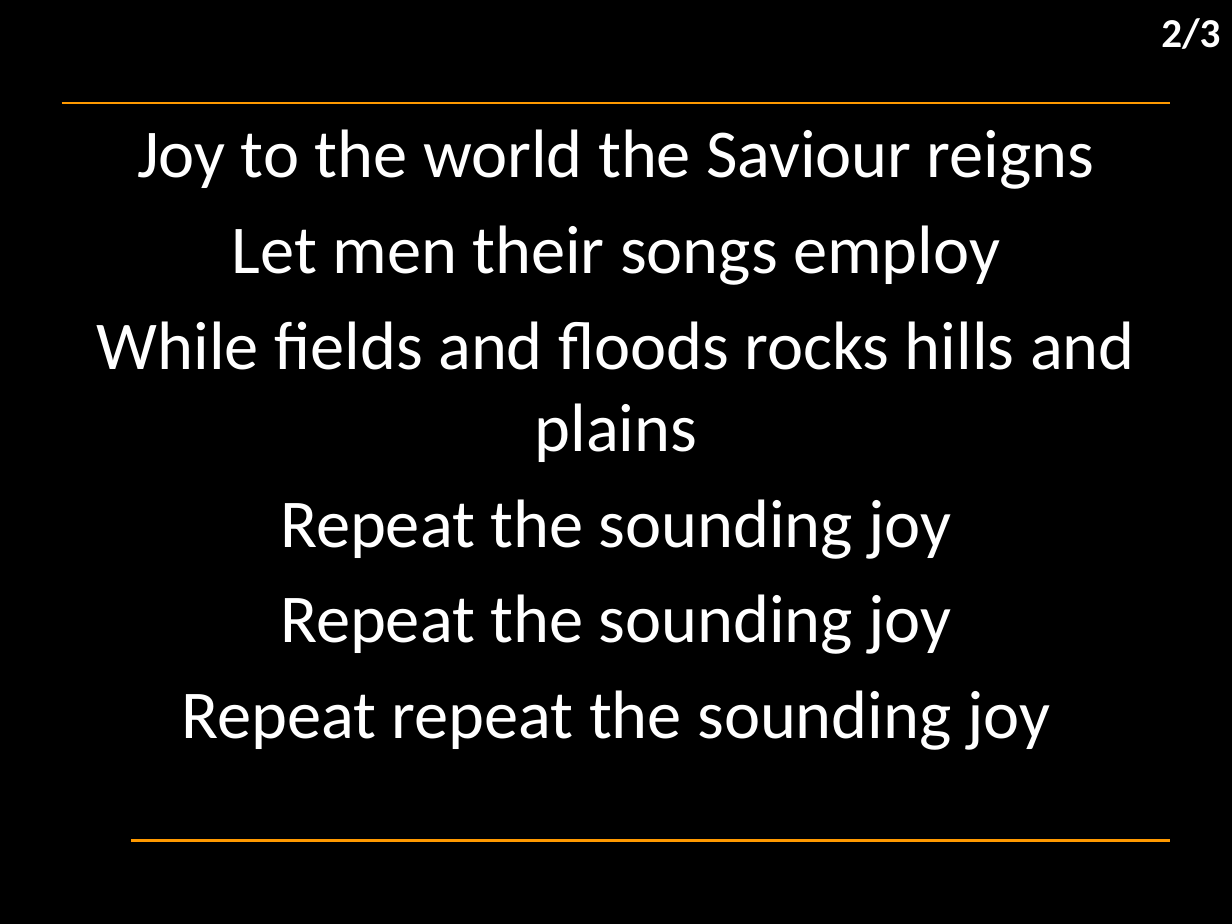
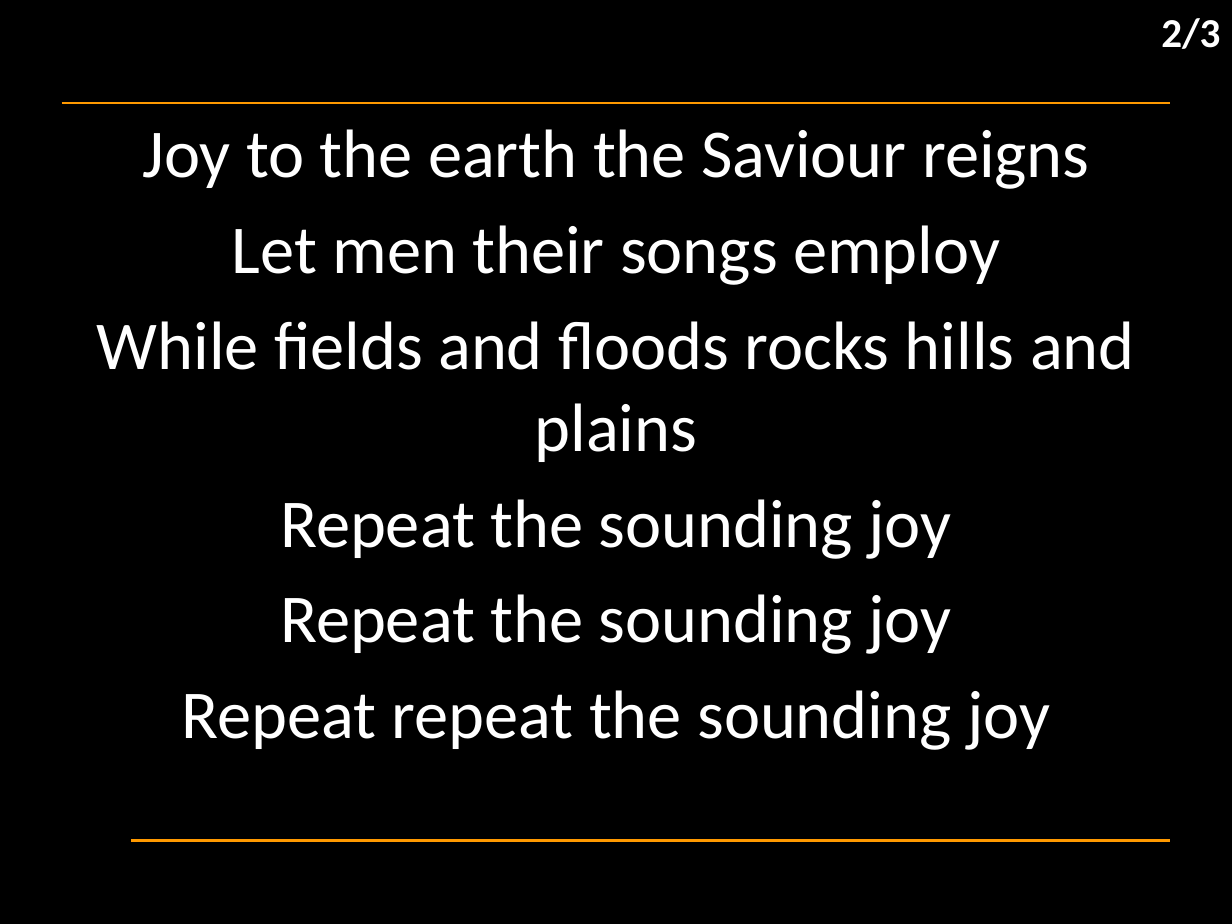
Before and after one commit to hoo-are-ya/worship, a slide deck: slide 5 of docs/songs_2024-12-01.pptx. Drawn at 1232x924 pixels with LibreOffice and Linux fonts; fonts in the diff are those of the drawing; background and template pictures are left out. Boxes give left, top, right and bottom in pixels: in the first picture for what was removed or moved away, otherwise in the second. Text is boxed around its words. In the diff, an @@ line names an element or a change of style, - is before the commit and + after.

```diff
--- a/docs/songs_2024-12-01.pptx
+++ b/docs/songs_2024-12-01.pptx
@@ subtitle at bbox=[142, 129, 1089, 189]: text changed @@
-Joy to the world the Saviour reigns
+Joy to the earth the Saviour reigns
```
Also in this commit, not shown: 3 other slides changed, 4 other files.
